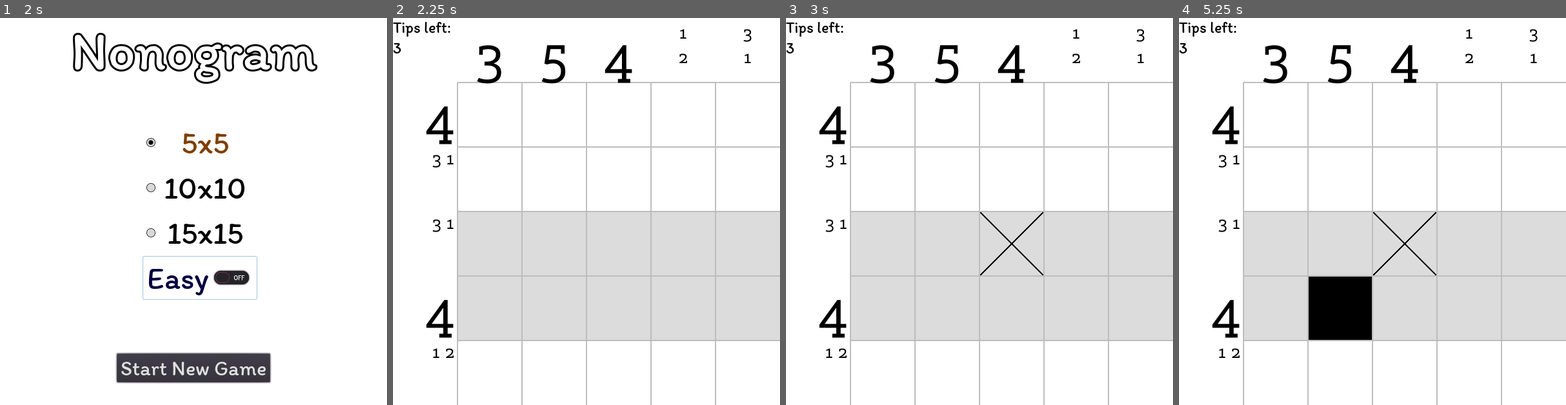
Above: before the commit, frames 1-4 (left to right).
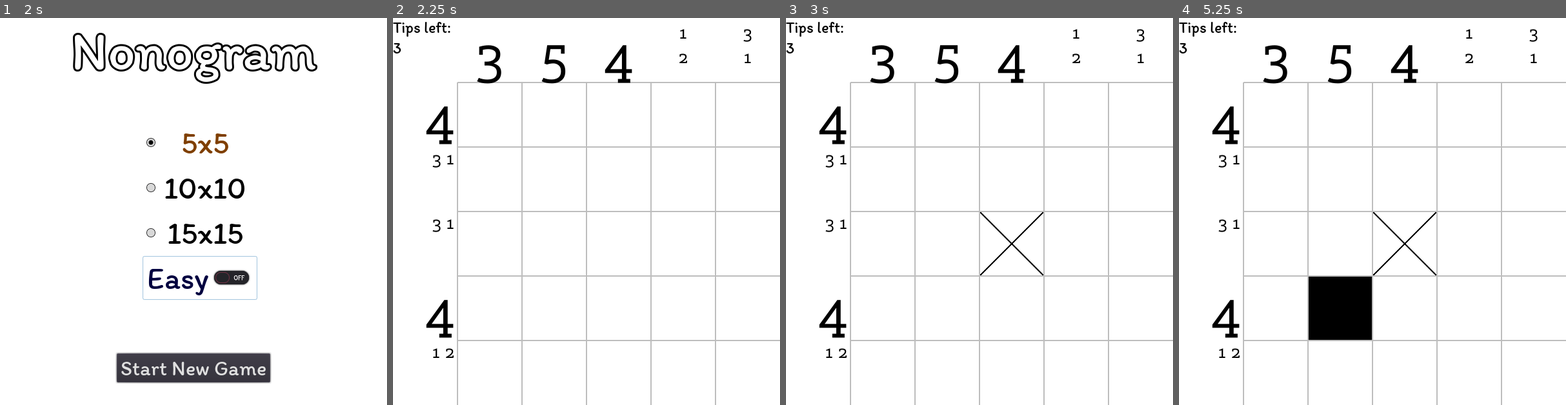
Above: after the commit, the same moments.

Repository: cacilhas/nonogram
Game: Godot game, scene res://Menu.tscn
Two runs of this game, one before a commit and one after it. Both use one fixed random seed, a clock stepped at 60 frames per second and the inputs below.
Inputs (mouse positions are in pixels of both pictures, inside the frame that each line leads up to):
- Up to frame 1 (2 s): click "Easy" at 0.5 s; click "Easy" at 1.25 s
- Up to frame 2 (2.25 s): click "Start New Game" at 2 s
- Up to frame 3 (3 s): tap Enter at 2.75 s; move the mouse to (1010, 242) at 2.77 s; hold Right from 2.78 s (still down); hold Ctrl from 2.78 s (still down); click (1010, 242) at 2.92 s
- Up to frame 4 (5.25 s): tap Space at 3.5, 5 s; move the mouse to (1295, 230) at 3.52 s; release Right at 3.53 s; release Ctrl at 3.53 s; tap Shift at 3.6, 5.1 s; tap Enter at 4.25 s; move the mouse to (1411, 126) at 4.27 s; hold Ctrl 4.28-5.03 s; hold Right from 4.28 s (still down); move the mouse to (1353, 288) at 5.02 s; click (1353, 288) at 5.17 s

Frame 1 is identical in both runs. In frame 2, 27% of the frame differs, in the area x 16-100%, y 50-84%; in frame 3, 27%; in frame 4, 24%.

Commit message:
BUGFIX: fix vertical group size

Diff:
--- a/Board.gd
+++ b/Board.gd
@@ -20,7 +20,7 @@
 		for x in Global.size:
 			var sx: float = x * cell_size
 			var sy: float = y * cell_size
-			var bg := Color("#dddddd") if (int(x / 5) + int(y / 2)) % 2 == 1 else Color.white
+			var bg := Color("#dddddd") if (int(x / 5) + int(y / 5)) % 2 == 1 else Color.white
 
 			match board[y * Global.size + x]:
 				1:
